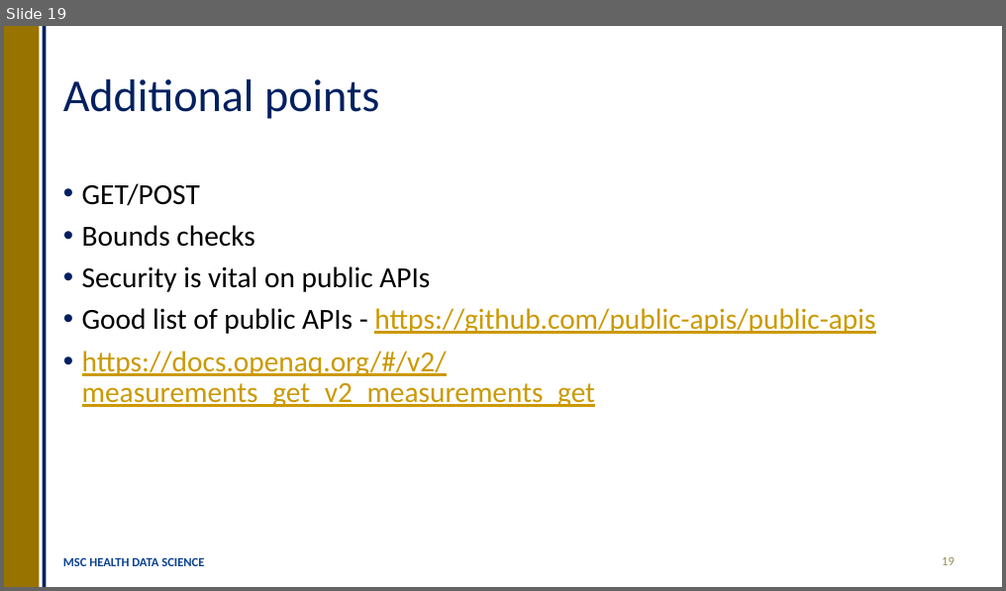
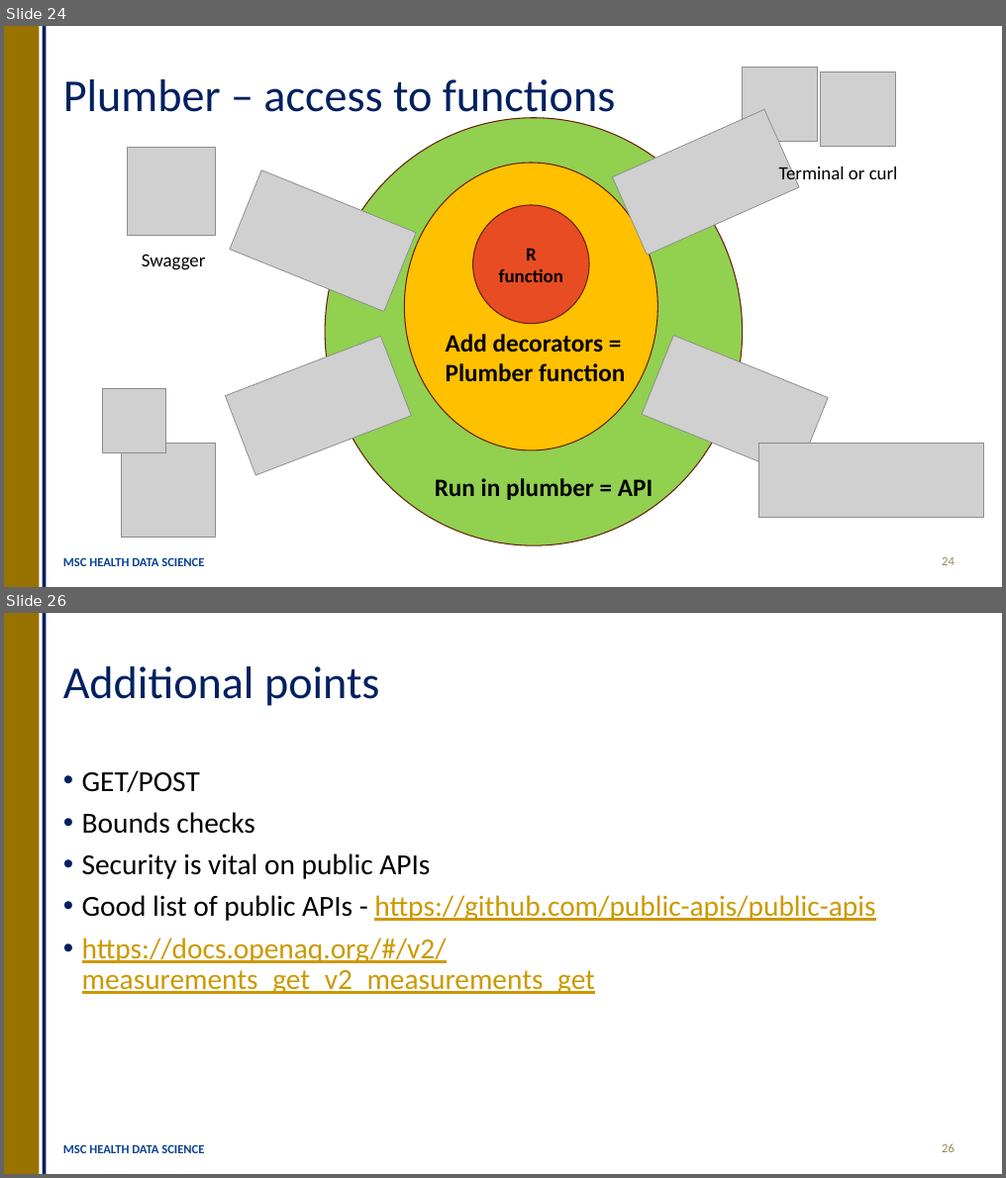
Before and after one commit to OllyButters/HDS-plumber, a slide deck: api_plumber_slides.pptx. Shown one above the other, each under a label of ours: slide 19 before the commit, slides 24 and 26 after it; the slides between them are not shown. The pictures are 1006x591 and 1006x1178 pixels, drawn with LibreOffice and Linux fonts; fonts in the diff are those of the drawing; grey boxes stand for pictures. Boxes give left, top, right and bottom in pixels: in the first picture for what was removed or moved away, otherwise in the second. Text is boxed around its words. In the diff, an @@ line names an element or a change of style, - is before the commit and + after.

```diff
--- a/api_plumber_slides.pptx
+++ b/api_plumber_slides.pptx
@@ slide 24 added at bbox=[4, 26, 1002, 587], background #FFFFFF; not listed: 2 template elements that a slide beside it also shows @@
@@ title added at bbox=[63, 79, 615, 122], 44 pt, text #002060 @@
+Plumber – access to functions
@@ picture added at bbox=[743, 68, 817, 142] @@
@@ picture added at bbox=[821, 72, 896, 147] @@
@@ picture added at bbox=[613, 109, 800, 255] @@
@@ ellipse added at bbox=[325, 118, 743, 547], fill #92D050, outline #66210F 1 pt @@
@@ picture added at bbox=[128, 148, 215, 235] @@
@@ picture added at bbox=[230, 171, 416, 311] @@
@@ ellipse added at bbox=[405, 163, 658, 452], fill #FFC000, outline #66210F 1 pt @@
@@ text added at bbox=[779, 165, 898, 185], 18 pt, text #000000 @@
+Terminal or curl
@@ ellipse added at bbox=[473, 205, 589, 323], fill #E84C22, outline #66210F 1 pt, 18 pt, text #000000, bold @@
+R function
@@ text added at bbox=[142, 254, 206, 271], 18 pt, text #000000 @@
+Swagger
@@ picture added at bbox=[226, 336, 411, 475] @@
@@ text added at bbox=[446, 334, 625, 382], 24 pt, text #000000, bold @@
+Add decorators = Plumber function
@@ picture added at bbox=[642, 336, 828, 477] @@
@@ picture added at bbox=[103, 389, 165, 454] @@
@@ picture added at bbox=[121, 443, 215, 537] @@
@@ picture added at bbox=[758, 444, 983, 518] @@
@@ text added at bbox=[435, 478, 652, 500], 24 pt, text #000000, bold @@
+Run in plumber = API
@@ text added at bbox=[63, 558, 204, 567], 12 pt, text #0B4293, bold @@
+MSC HEALTH DATA SCIENCE
@@ page number added at bbox=[942, 558, 954, 566], 12 pt, text #948A54 @@
+24
@@ what was slide 19 is now slide 26 @@
@@ page number at bbox=[942, 1144, 954, 1153]: text changed @@
-19
+26
```
Also in this commit, not shown: 9 slides changed, 6 other slides added, 4 other files.
